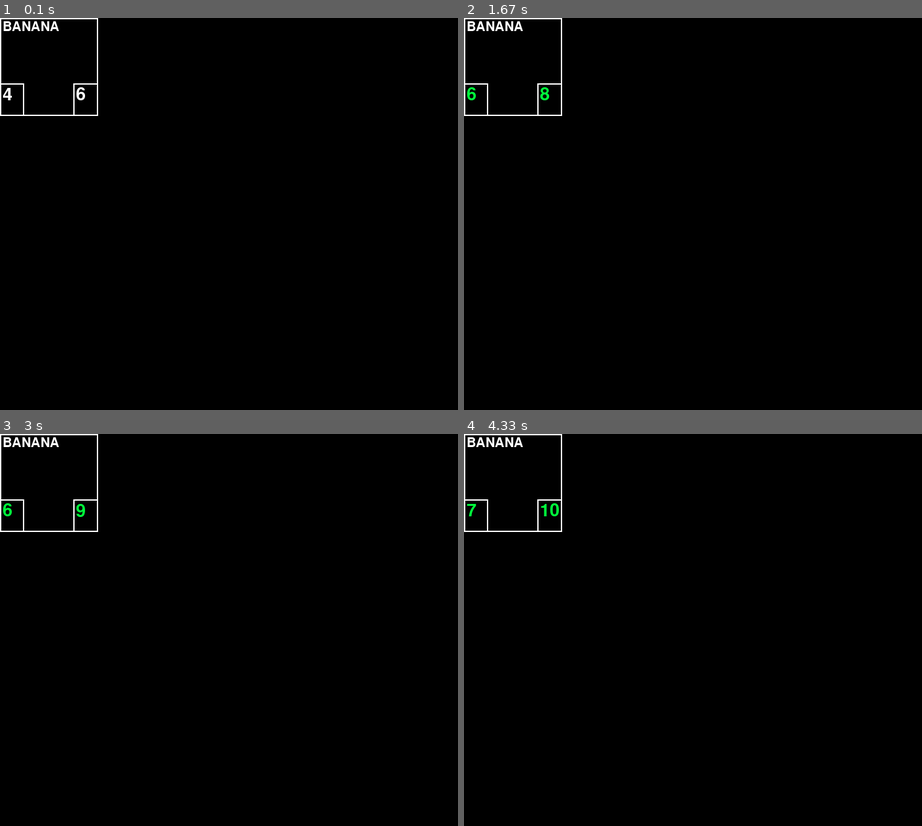
Above: before the commit, frames 1-4 (two rows, left to right).
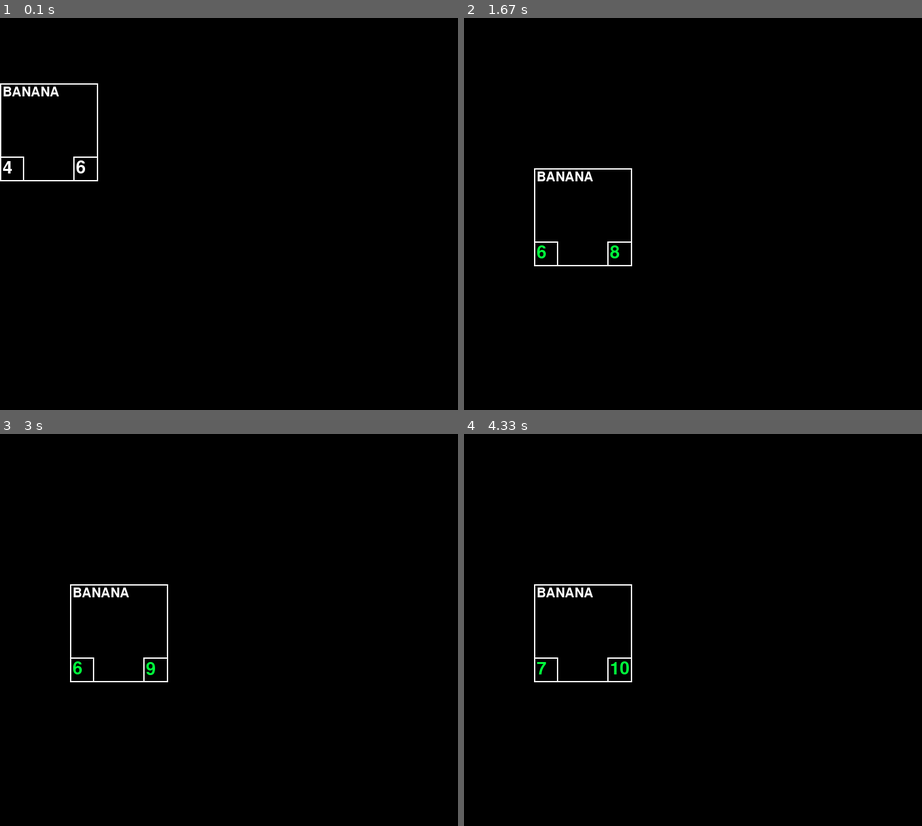
Above: after the commit, the same moments.

Repository: nilrogen/CGS-AI-UML
Game: pygame game, started from Testbed.py
Same seed, same stepped clock (60 frames per second), same inputs: the game is played once before the commit and once after it.
Inputs (mouse positions are in pixels of both pictures, inside the frame that each line leads up to):
- Up to frame 1 (0.1 s): no input
- Up to frame 2 (1.67 s): press the mouse at (514, 131) at 0.37 s; move the mouse to (546, 174) at 0.47 s; release the mouse at (583, 217) at 0.6 s; hold D 0.67-1.13 s; hold D 1.17-1.63 s
- Up to frame 3 (3 s): hold A 1.67-2.2 s; hold S 2.23-2.53 s; hold A 2.57-2.97 s
- Up to frame 4 (4.33 s): hold D 3-3.63 s; hold S 3.67-4.03 s; hold A from 4.07 s (still down)

The runs differ from the first frame. In frame 1, 1.0% of the frame differs, in the area x 0-22%, y 0-42%; in frame 2, 1.3%; in frame 3, 1.3%; in frame 4, 1.3%, in the area x 0-37%, y 0-64%.

Commit message:
Added Minor MouseMotion. Modified the
Applications now have support for mouse motion. Testbed reflects this
change by allowing you to move the temporary minion image.

Diff:
--- a/Testbed.py
+++ b/Testbed.py
@@ -11,11 +11,11 @@
 class App(Application):
     def __init__(self, windowsize=(200, 200)):
         super(App, self).__init__(windowsize)
-        self.objs = [MinionTemp(pygame.Rect(i, 0, 150, 150), None) for i in range(0, 600, 155)]
 
         self.objs = []
-        self.objs.append(MinionTemp(pygame.Rect(0, 0, 150, 150), \
+        self.objs.append(MinionTemp(pygame.Rect(0, 100, 150, 150), \
                                     Minion('TestMinion', 4, 6)))
+        self.moving = False
 
     def onKeydown(self, event):
         key = event.key
@@ -37,6 +37,24 @@
             ref.buff(1, 1)
             minion.changed = True
 
+    def onMouseDown(self, event):
+        button = event.button
+        pos = event.pos
+
+        if self.objs[0].bb.collidepoint(pos):
+            self.moving = True
+
+    def onMouseUp(self, event):
+        self.moving = False
+        print('MouseUP')
+
+    def onMouseMotion(self, event):
+        dx, dy = event.rel
+        if self.moving:
+            obj = self.objs[0]
+            obj.move((obj.x + dx, obj.y + dy))
+
+
     def render(self):
         self._display.fill((0, 0, 0))
         for obj in self.objs:
--- a/ui/application.py
+++ b/ui/application.py
@@ -29,12 +29,20 @@
             self.onKeyup(event)
         elif event.type == MOUSEBUTTONDOWN:
             self.onMouseDown(event)
+        elif event.type == MOUSEBUTTONUP:
+            self.onMouseUp(event)
+        elif event.type == MOUSEMOTION:
+            self.onMouseMotion(event)
 
     def onKeydown(self, event):
         pass
     def onKeyup(self, event):
         pass
     def onMouseDown(self, event):
+        pass
+    def onMouseUp(self, event):
+        pass
+    def onMouseMotion(self, event):
         pass
 
     def loop(self):
--- a/ui/minion.py
+++ b/ui/minion.py
@@ -20,8 +20,6 @@
 
     def checkUpdates(self):
         self.changed = True
-
-
 
 class MinionTemp(MinionBase):
     def __init__(self, bb, minion):
@@ -61,7 +59,7 @@
 
         boxc, pc, tc = self._getColors()
 
-        yh = int(2.0 * self.bb.h / 3.0)
+        yh = int(3.0 * self.bb.h / 4.0)
         w1, w2 = int(self.bb.w * 0.25), int(self.bb.w * 0.75)
 
         box1 = pygame.Rect(0, 0, self.w, self.h)
@@ -100,10 +98,6 @@
         return self.minion.shield
     def isOverhealed(self):
         return self.minion.overhealed
-
-
-
-
 
 class Minion(object):
     """ TODO: THIS IS A TEMPORARY CLASS!!!!"""
